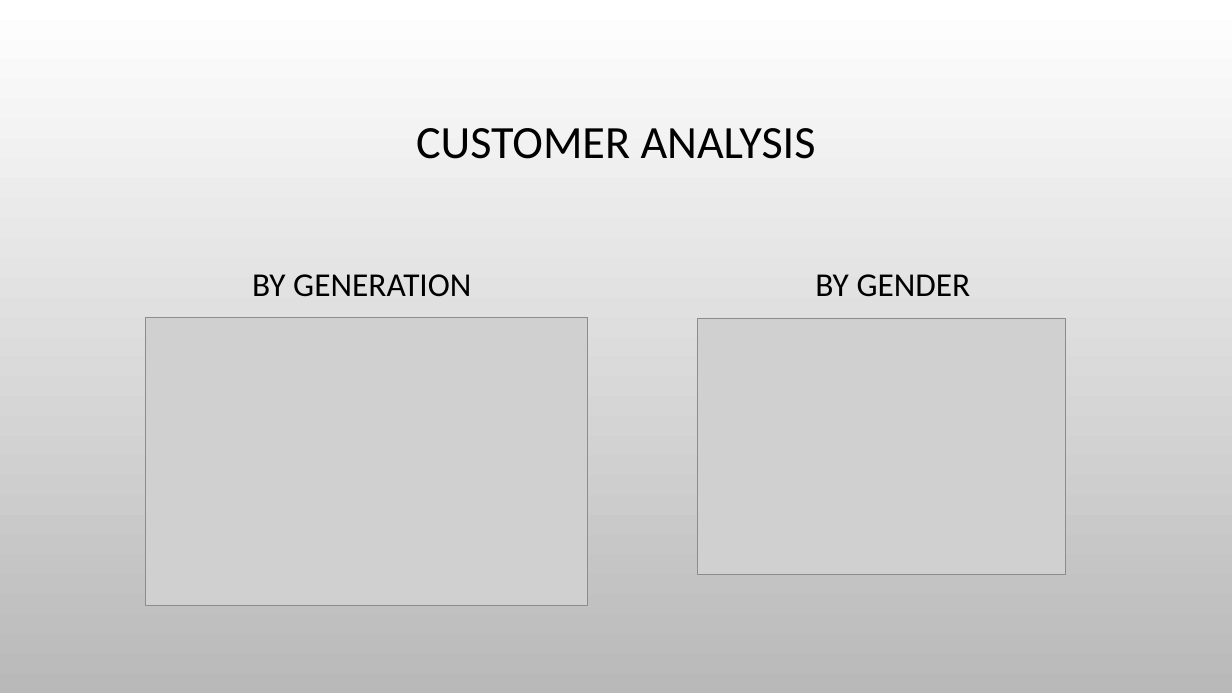
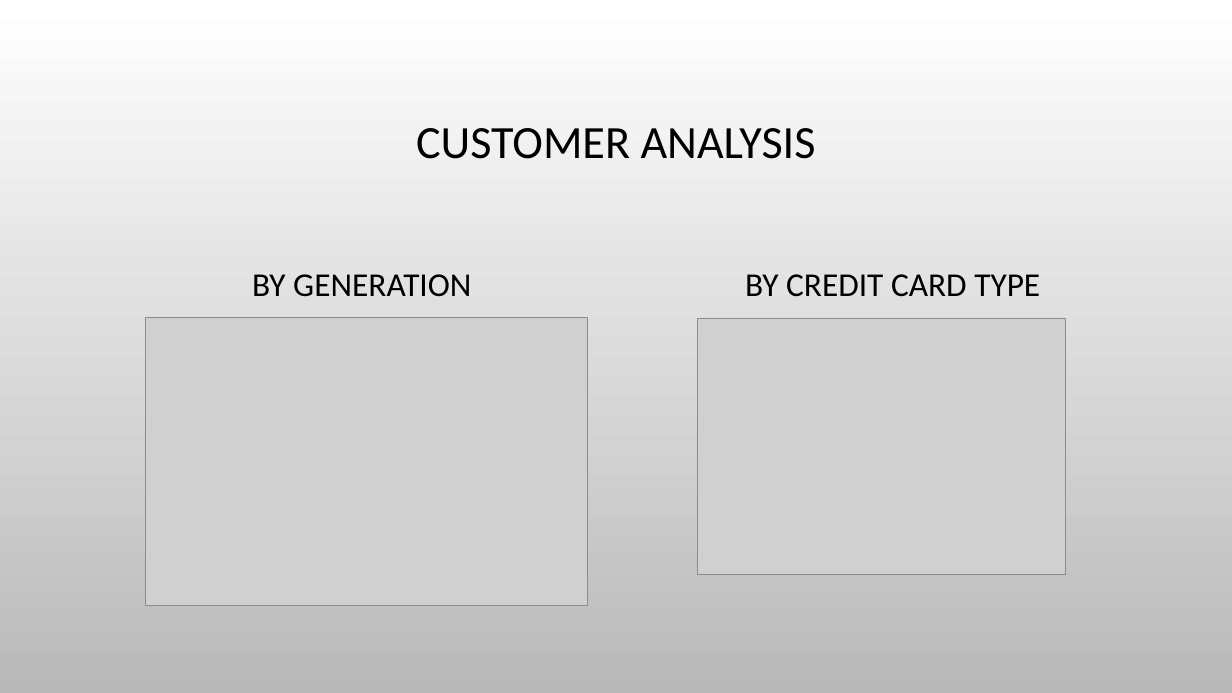
Before and after one commit to Moly-malibu/Customer-demographics-and-sales-in-United-States, a slide deck: slide 3 of powerPoint IBM.pptx. Drawn at 1232x693 pixels with LibreOffice and Linux fonts; fonts in the diff are those of the drawing; grey boxes stand for pictures; background and template pictures are left out. Boxes give left, top, right and bottom in pixels: in the first picture for what was removed or moved away, otherwise in the second. Text is boxed around its words. In the diff, an @@ line names an element or a change of style, - is before the commit and + after.

```diff
--- a/powerPoint IBM.pptx
+++ b/powerPoint IBM.pptx
@@ text at bbox=[745, 274, 1040, 297]: text changed @@
-BY GENDER
+BY CREDIT CARD TYPE
```
Also in this commit, not shown: 1 other slide changed.
